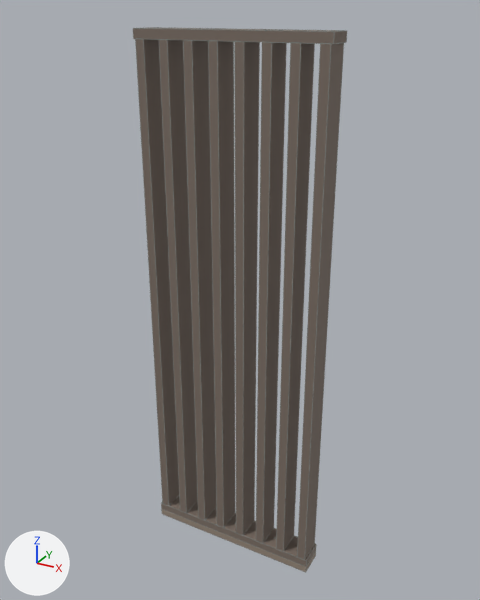
Two versions of the glTF model 2026-174-IA08-Spilevegg/modell.glb, one commit apart.
One viewpoint serves both versions: a camera (50 mm lens) standing at (1851.0, -2433.0, 2669.0) and looking at (449.0, 115.0, 1395.0). The axes (+X, +Y, +Z) are drawn at lower left. The lights are the same throughout. The older version comes first.
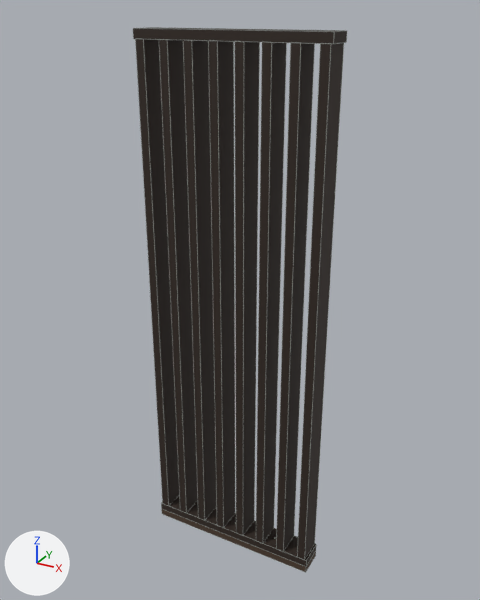
What the commit changed:
Material 'Material' (mat_material) changes colour from brown #7c6e65 to brown #30231b; in linear values from (0.2, 0.157, 0.129) to (0.029, 0.017, 0.0111).

Where the change shows, as pixel boxes [x1, y1, x2, y2] in the pictures (480 x 600 px):
'Mesh_0', recoloured (darker)
    both: [133, 27, 347, 573]
